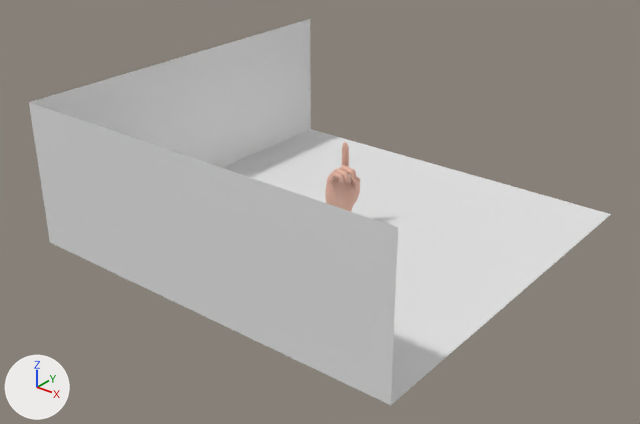
An edit to the OBJ model Hand Models Blender/alphabet/D.obj, drawn before and after from the same camera.
Rendered twice from a 50 mm camera at (22.5, -29.2, 17.7) aimed at (0.1, -1.2, 0.3). Arrows for +X, +Y and +Z are at lower left; the lights stay in place. Where no turn or scale is listed for an object, it has been applied to the vertices.

In view in the first picture: 'Plane.004', 'Plane_Plane.006'.
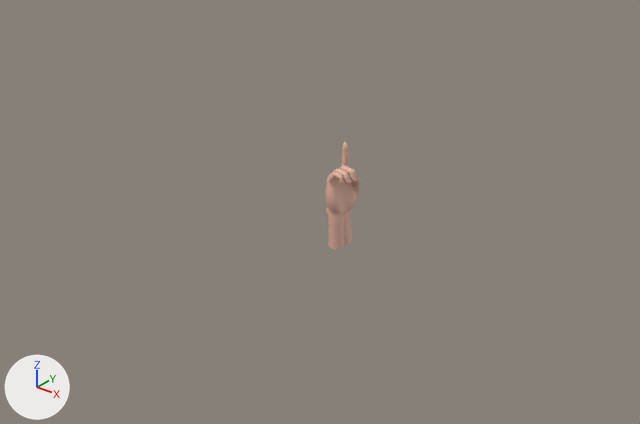
Where the change shows, as pixel boxes [x1, y1, x2, y2] in the pictures (640 x 424 px):
'Plane_Plane.006', deleted: before [29, 19, 611, 405]

The change, as a diff of the scene's bpy script:
```diff
--- a/Hand Models Blender/alphabet/D.obj.py
+++ b/Hand Models Blender/alphabet/D.obj.py
@@ ob_plane_plane_006 @@
-ob_plane_plane_006 = bpy.data.objects.new('Plane_Plane.006', me_plane_plane_006)
-ob_plane_plane_006.location = (0.0, 0.0, 0.0)
```
